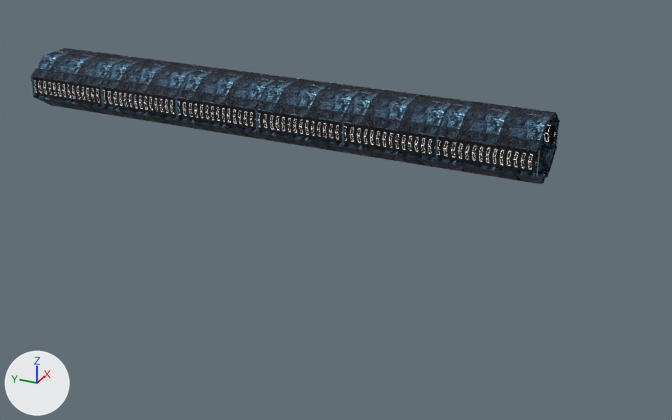
The glTF model 制作delta/Asset/Models/Stage/Lab/Catapult.gltf: old version first, new version second.
Before and after are seen from a 50 mm lens placed at (-224.9, -80.9, 91.7), pointed at (0.7, 20.7, -21.1). The lights are fixed; the arrows at lower left show +X, +Y and +Z. The first picture is the older version. Where no turn or scale is listed for an object, it has been applied to the vertices. Vertices at exactly the same position are counted once.

Objects in the first picture: '円柱', '円柱.001'.
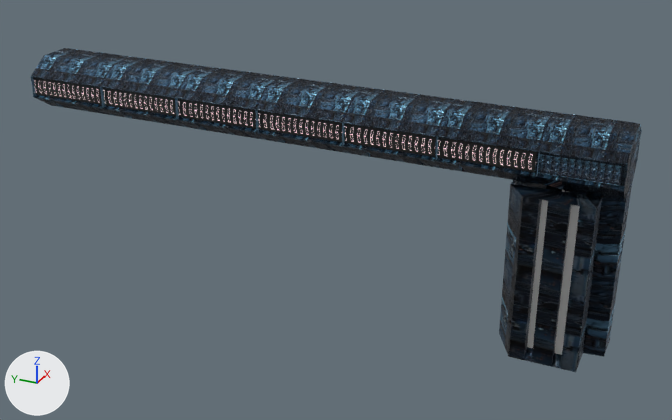
Edits to the bpy script that builds the scene:
```text
Add mat_マテリアル:
    mat_マテリアル = principled_material('マテリアル')
    mat_マテリアル.base_color = (0.8, 0.8, 0.8)  # white #e7e7e7
    mat_マテリアル.roughness = 0.194
Change me_円柱:
    used by ob_円柱; location = (0.0, -25.9, 0.0)
    remove me_円柱.from_pydata(...)  # 368 vertices, 736 faces; spans x -12.1..12.1, y -13.1..13.1, z -1.1..15.7
    add me_円柱.from_pydata(...)  # 584 vertices, 1126 faces; spans x -12.1..12.1, y -33.8..13.1, z -1.1..15.7
    me_円柱 part 1: a new loose piece of 208 vertices spanning x -12.1..12.1, y -33.8..-12.8, z -1.1..15.7
    other edits to the shape of me_円柱 do not show in these pictures
Add me_円柱_029:
    me_円柱_029.from_pydata(...)  # 60 vertices, 104 faces; spans x -15.0..15.0, y -14.3..14.3, z -24.2..22.2
    # faces by material slot: [96, 8]
    me_円柱_029.materials.append(mat_マテリアル_002)
    me_円柱_029.materials.append(mat_マテリアル)  # its picture is missing
Add ob_円柱_002:
    ob_円柱_002 = bpy.data.objects.new('円柱.002', me_円柱_029)
    ob_円柱_002.location = (0.0, -45.6, -22.5)
```

Location of each change, (x1, y1, x2, y2) in pixels of the pictures (672 x 420 px):
'円柱.002', added
    after: (499, 180, 632, 372)
    faces in mat_マテリアル_002: (499, 180, 632, 372)
    faces in mat_マテリアル (its picture is missing): (527, 190, 580, 355)
'円柱', reshaped (66% wider, 19% taller)
    before: (436, 99, 560, 184)
    after: (436, 99, 642, 200)
part 1 of me_円柱, added
    after: (536, 112, 642, 200)
